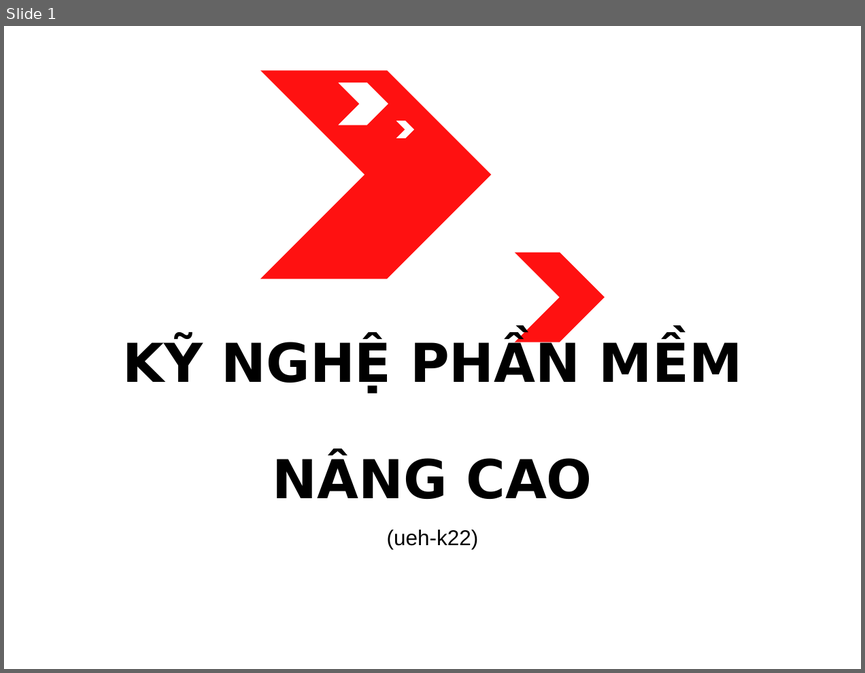
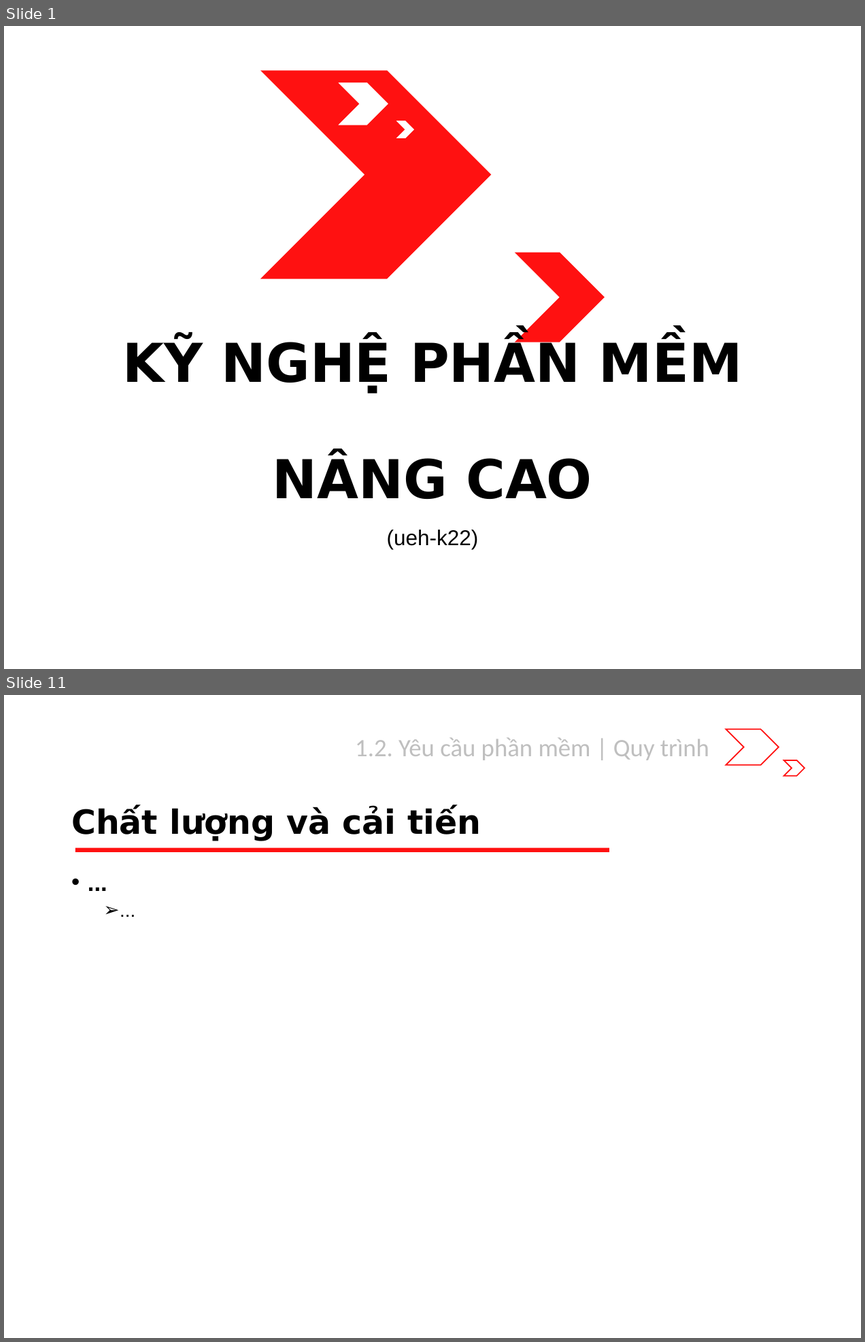
Before and after one commit to riverspart/uet-adv-sw-engineering, a slide deck: slide/release/chapter_1/slide.pptx. Shown one above the other, each under a label of ours: slide 1 before the commit, slides 1 and 11 after it; the slides between them are not shown. The pictures are 865x673 and 865x1342 pixels, drawn with LibreOffice and Linux fonts; fonts in the diff are those of the drawing. Boxes give left, top, right and bottom in pixels: in the first picture for what was removed or moved away, otherwise in the second. Text is boxed around its words. In the diff, an @@ line names an element or a change of style, - is before the commit and + after.

Commit message:
Release new template for slide vs Content structure for 1.1, 1.2
- Update slide template
+ Add Heading context title for content slides
+ Add Session preview hierarchy for session slides
- Add Content structure for 1.1, 1.2

```diff
--- a/slide/release/chapter_1/slide.pptx
+++ b/slide/release/chapter_1/slide.pptx
@@ slide 11 added at (4,695,861,1338), background #FFFFFF @@
@@ chevron added at (725,729,778,765), outline #FF1111 1 pt @@
@@ text added at (355,738,709,760), 21 pt, text #BFBFBF @@
+1.2. Yêu cầu phần mềm | Quy trình
@@ chevron added at (784,760,804,775), outline #FF1111 1 pt @@
@@ title added at (71,807,481,841), 28 pt, text #000000, bold @@
+Chất lượng và cải tiến
@@ rectangle added at (75,847,609,852), fill #FF1111 @@
@@ text added at (63,866,802,1274), 20 pt, text #000000, bold @@
+• ...
+  ➢ ...
```
Also in this commit, not shown: 4 slides changed, 5 other slides added.
